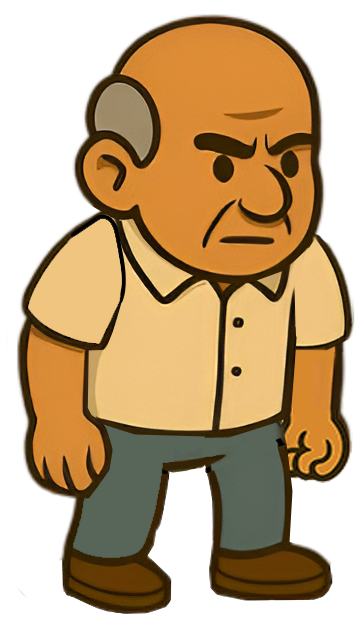
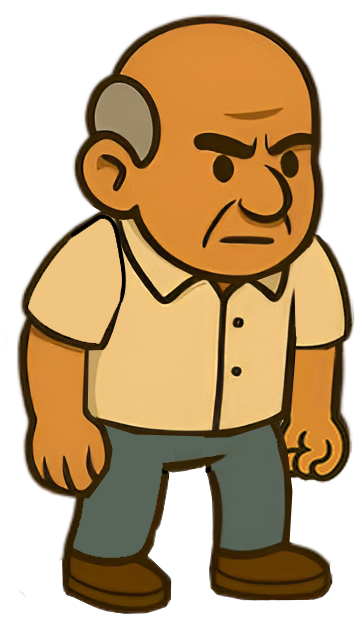
Two versions of the same layered image (362x636). Layer-by-layer changes:
painted on "Body" over (x1=269, y1=421, x2=291, y2=445)
painted on "Layer 4" over (x1=166, y1=599, x2=171, y2=606)
painted on "Layer 5" over (x1=243, y1=421, x2=333, y2=601)
